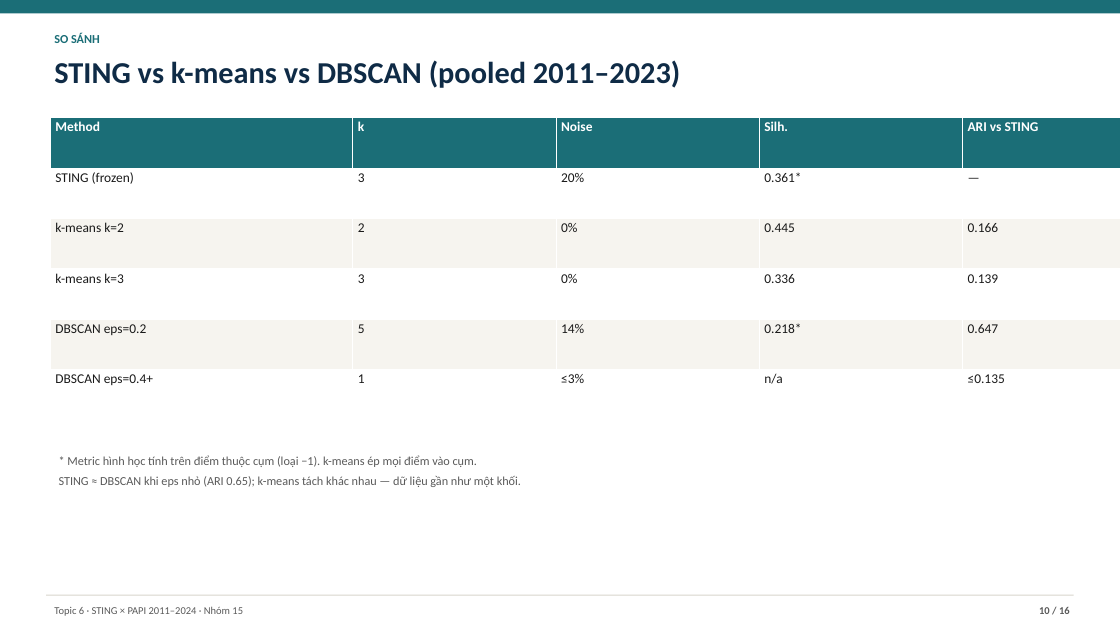
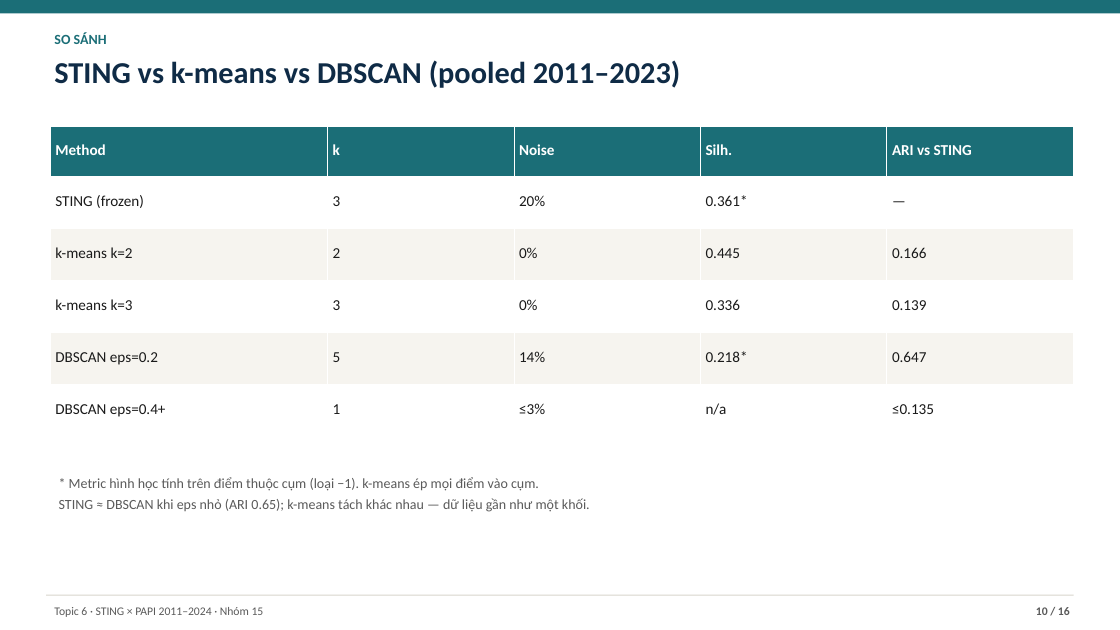
Before and after one commit to JasonTM17/Grid_Based_Sociology, a slide deck: slide 10 of slides/final.pptx. Drawn at 1120x630 pixels with LibreOffice and Linux fonts; fonts in the diff are those of the drawing. Boxes give left, top, right and bottom in pixels: in the first picture for what was removed or moved away, otherwise in the second. Text is boxed around its words. In the diff, an @@ line names an element or a change of style, - is before the commit and + after.

```diff
--- a/slides/final.pptx
+++ b/slides/final.pptx
@@ text "SO SÁNH" at <box>54,33,107,44</box>: size 10.5 to 12 pt @@
@@ table at <box>50,126,1074,437</box> @@
@@ size 11.5 to 13 pt @@
@@ table: place and size @@
-table at <box>50,118,1120,420</box>
+table at <box>50,126,1074,437</box>
@@ text "* Metric hình học tính ..." at <box>59,477,590,512</box>: size 10.5 to 12 pt @@
@@ text "* Metric hình học tính ...": place and size @@
-text "* Metric hình học tính ..." at <box>59,455,521,487</box>
+text "* Metric hình học tính ..." at <box>59,477,590,512</box>
@@ text "Topic 6 · STING × ..." at <box>54,607,264,617</box>: size 9 to 10 pt @@
@@ text "10 / 16" at <box>1036,607,1070,615</box>: size 9 to 10 pt @@
```
Also in this commit, not shown: 14 other slides changed, 13 other files.
